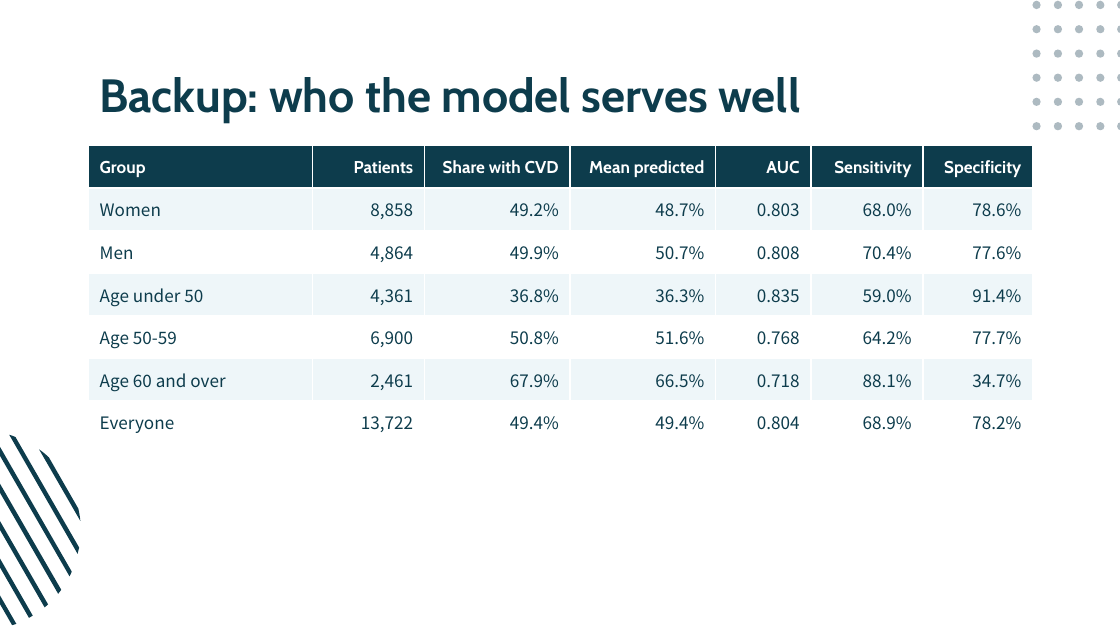
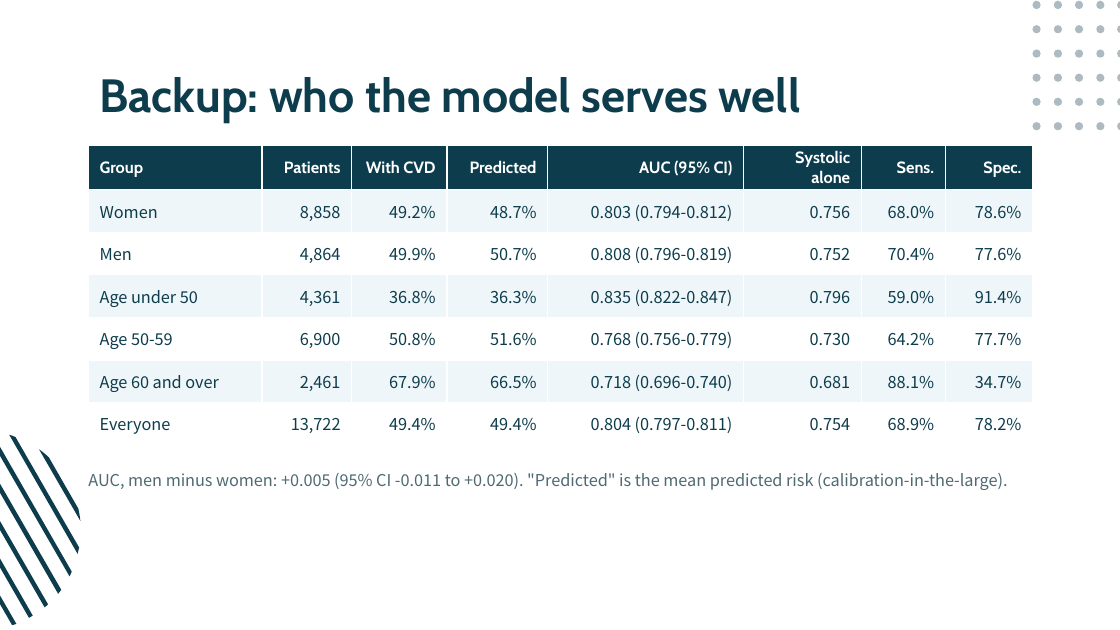
Before and after one commit to hadigghazi/cardio-risk, a slide deck: slide 18 of presentation/Cardio-Risk.pptx. Drawn at 1120x630 pixels with LibreOffice and Linux fonts; fonts in the diff are those of the drawing. Boxes give left, top, right and bottom in pixels: in the first picture for what was removed or moved away, otherwise in the second. Text is boxed around its words. In the diff, an @@ line names an element or a change of style, - is before the commit and + after.

```diff
--- a/presentation/Cardio-Risk.pptx
+++ b/presentation/Cardio-Risk.pptx
@@ table at [88,146,1033,444] @@
-column 3: Share with CVD | 49.2% | 49.9% | 36.8% | 50.8% | 67.9% | 49.4%
-column 4: Mean predicted | 48.7% | 50.7% | 36.3% | 51.6% | 66.5% | 49.4%
-column 5: AUC | 0.803 | 0.808 | 0.835 | 0.768 | 0.718 | 0.804
-column 6: Sensitivity | 68.0% | 70.4% | 59.0% | 64.2% | 88.1% | 68.9%
-column 7: Specificity | 78.6% | 77.6% | 91.4% | 77.7% | 34.7% | 78.2%
+column 3: With CVD | 49.2% | 49.9% | 36.8% | 50.8% | 67.9% | 49.4%
+column 4: Predicted | 48.7% | 50.7% | 36.3% | 51.6% | 66.5% | 49.4%
+column 5: AUC (95% CI) | 0.803 (0.794-0.812) | 0.808 (0.796-0.819) | 0.835 (0.822-0.847) | 0.768 (0.756-0.779) | 0.718 (0.696-0.740) | 0.804 (0.797-0.811)
+column 6: Systolic alone | 0.756 | 0.752 | 0.796 | 0.730 | 0.681 | 0.754
+column 7: Sens. | 68.0% | 70.4% | 59.0% | 64.2% | 88.1% | 68.9%
+column 8: Spec. | 78.6% | 77.6% | 91.4% | 77.7% | 34.7% | 78.2%
@@ text added at [88,473,1008,490], 10.5 pt, text #4F6A73 @@
+AUC, men minus women: +0.005 (95% CI -0.011 to +0.020). "Predicted" is the mean predicted risk (calibration-in-the-large).
```
Also in this commit, not shown: 12 other slides changed, 12 other files.
